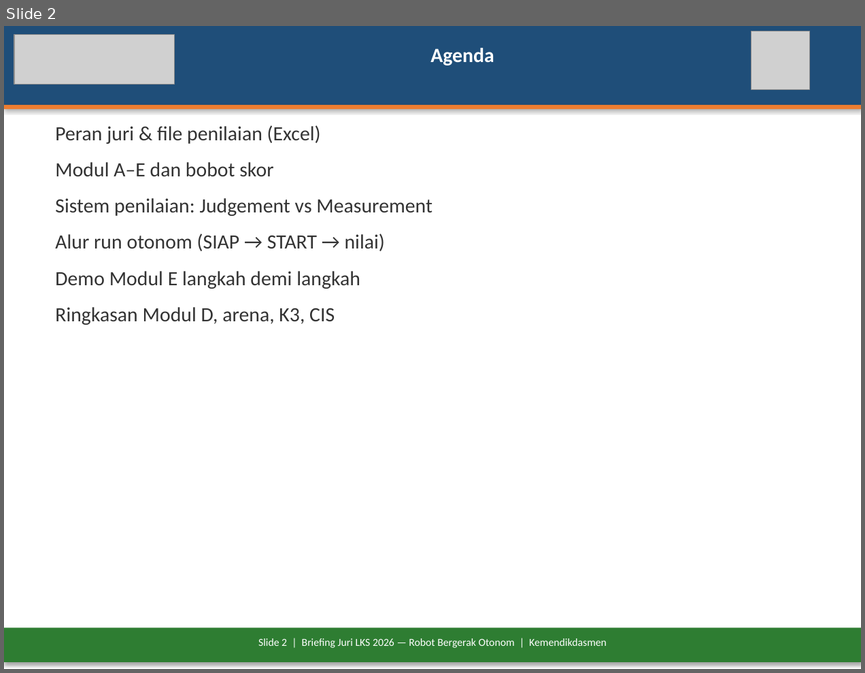
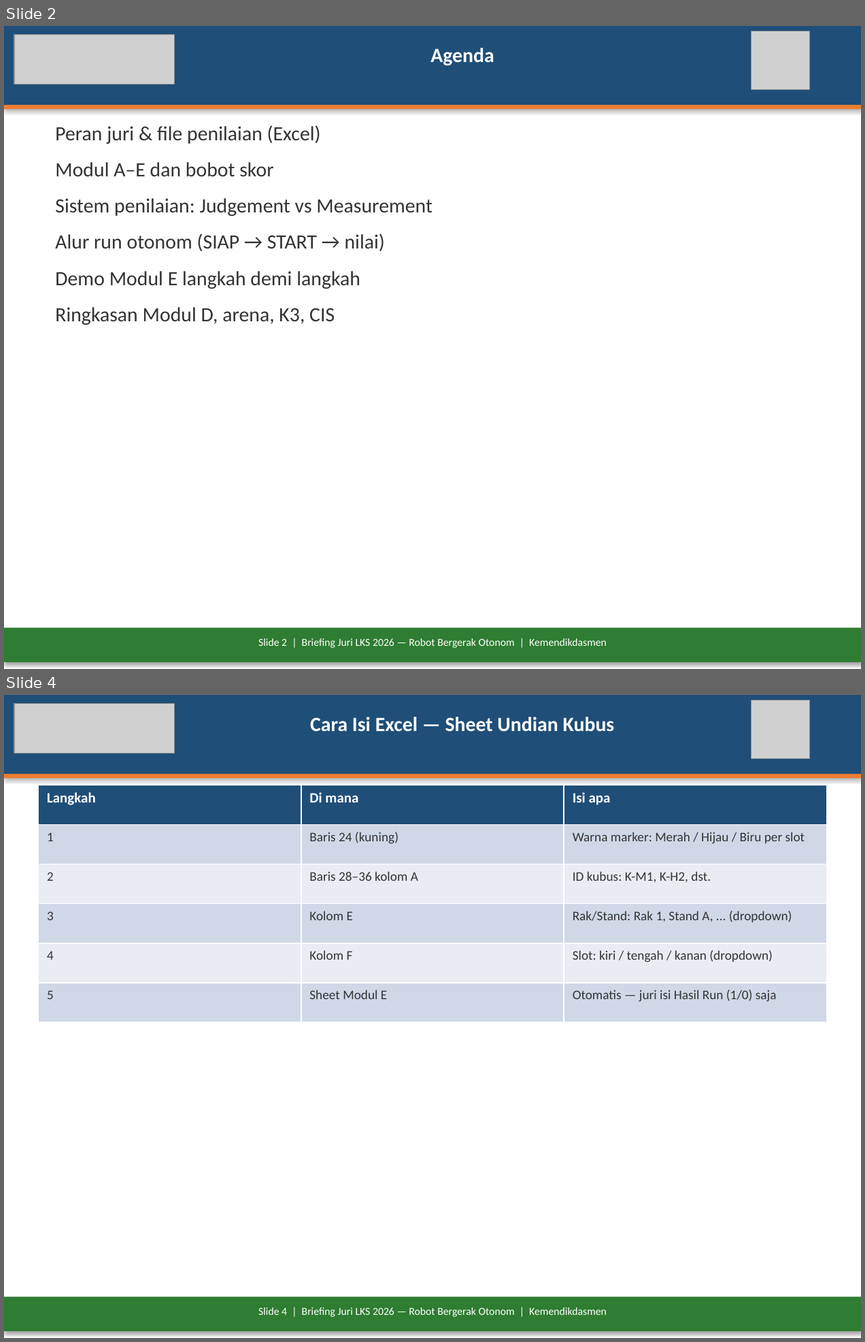
Before and after one commit to antonprafanto/LKS2026, a slide deck: docs/Briefing-Juri-LKS2026-Robot-Otonom.pptx. Shown one above the other, each under a label of ours: slide 2 before the commit, slides 2 and 4 after it; the slides between them are not shown. The pictures are 865x673 and 865x1342 pixels, drawn with LibreOffice and Linux fonts; fonts in the diff are those of the drawing; grey boxes stand for pictures. Boxes give left, top, right and bottom in pixels: in the first picture for what was removed or moved away, otherwise in the second. Text is boxed around its words. In the diff, an @@ line names an element or a change of style, - is before the commit and + after.

```diff
--- a/docs/Briefing-Juri-LKS2026-Robot-Otonom.pptx
+++ b/docs/Briefing-Juri-LKS2026-Robot-Otonom.pptx
@@ slide 4 added at [4, 695, 861, 1338], background #FFFFFF @@
@@ rectangle added at [4, 695, 861, 774], fill #1F4E79 @@
@@ picture added at [14, 704, 175, 753] @@
@@ picture added at [751, 700, 809, 758] @@
@@ text added at [310, 717, 615, 732], 17 pt, text #FFFFFF, bold @@
+Cara Isi Excel — Sheet Undian Kubus
@@ rectangle added at [4, 774, 861, 778], fill #ED7D31 @@
@@ table added at [38, 785, 827, 1022], 6 rows, 3 columns @@
+Langkah | Di mana | Isi apa
+1 | Baris 24 (kuning) | Warna marker: Merah / Hijau / Biru per slot
+2 | Baris 28–36 kolom A | ID kubus: K-M1, K-H2, dst.
+3 | Kolom E | Rak/Stand: Rak 1, Stand A, ... (dropdown)
+4 | Kolom F | Slot: kiri / tengah / kanan (dropdown)
+5 | Sheet Modul E | Otomatis — juri isi Hasil Run (1/0) saja
@@ rectangle added at [4, 1297, 861, 1331], fill #2E7D32 @@
@@ text added at [258, 1307, 606, 1317], 9 pt, text #FFFFFF @@
+Slide 4 | Briefing Juri LKS 2026 — Robot Bergerak Otonom | Kemendikdasmen
```
Also in this commit, not shown: 21 slides changed, 18 other files.
